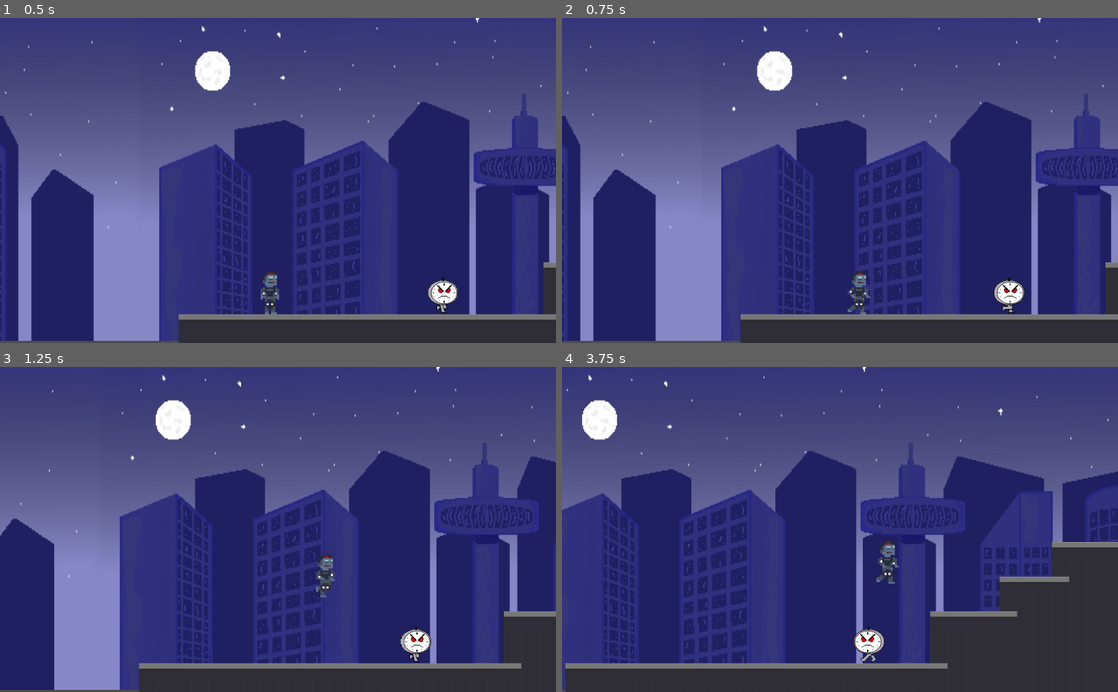
Above: before the commit, frames 1-4 (two rows, left to right).
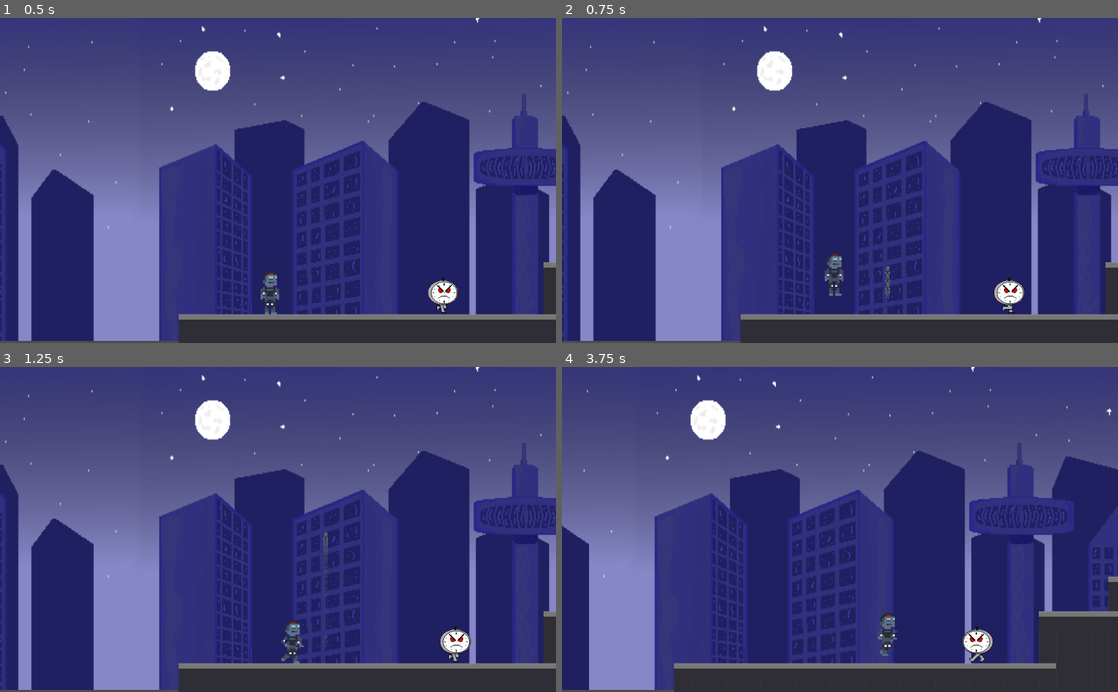
Above: after the commit, the same moments.

Repository: 2023M1T9-Inteli/grupo2
Game: Godot game, scene res://Cenas/World.tscn
The game is run twice, just before and just after one commit, with the same random seed, the same clock (stepped at 60 frames per second) and the same inputs.
Inputs:
- Up to frame 1 (0.5 s): no input
- Up to frame 2 (0.75 s): hold Right (ui_right) from 0.53 s (still down); hold Space (ui_space, bound only after the commit) from 0.53 s (still down)
- Up to frame 3 (1.25 s): keep holding Right (ui_right); keep holding Space (ui_space, bound only after the commit); tap Up (ui_up) at 0.77, 0.8, 1.07 s
- Up to frame 4 (3.75 s): release Space (ui_space, bound only after the commit) at 1.28 s; tap Up (ui_up) at 1.35, 1.52, 1.82, 2.3, 3.02, 3.32 s; tap Space (ui_space, bound only after the commit) at 1.55, 2.85 s; release Right (ui_right) at 2.03 s; hold Left (ui_left) 2.03-2.78 s; hold Space (ui_space, bound only after the commit) 2.03-2.78 s; hold Right (ui_right) from 2.78 s (still down); hold Up (ui_up) from 3.53 s (still down)

Frame 1 is identical in both runs. In frame 2, 0.7% of the frame differs, in the area x 47-59%, y 72-92%; in frame 3, 31%; in frame 4, 39%, in the area x 0-100%, y 0-100%.

Commit message:
implementação mecânica braid

Diff:
--- a/Game Mario/Branch/Player.tscn
+++ b/Game Mario/Branch/Player.tscn
@@ -1,6 +1,6 @@
 [gd_scene load_steps=11 format=2]
 
-[ext_resource path="res://Script/Player.gd" type="Script" id=1]
+[ext_resource path="res://Script/Player (2).gd" type="Script" id=1]
 [ext_resource path="res://imagens/animacaoDemo-Recovered3.png" type="Texture" id=2]
 [ext_resource path="res://imagens/animacaoDemo-Recovered1.png" type="Texture" id=3]
 [ext_resource path="res://imagens/animacaoDemo-Recovered5.png" type="Texture" id=4]
--- /dev/null
+++ b/Game Mario/Cenas/rewind_ghost.tscn
@@ -0,0 +1,6 @@
+[gd_scene load_steps=2 format=2]
+
+[ext_resource path="res://Script/rewind_ghost.gd" type="Script" id=1]
+
+[node name="Sprite" type="Sprite"]
+script = ExtResource( 1 )
--- /dev/null
+++ b/Game Mario/Script/Player (2).gd
@@ -0,0 +1,77 @@
+extends KinematicBody2D
+
+const UP = Vector2(0,-1)
+const GRAVITY = 40 # dobrou o valor antes era 20
+var SPEED = 250
+var JUMP_HEIGHT = -800 # antes era 550
+
+var motion = Vector2() # vai passar duas variaveis x e y.
+
+onready var ani = $Sprite
+
+var recorded_data = [] # this is our array we update when moving, check when recording
+var is_rewinding = false # we'll use this to disable this object when true. so we can add recorded data to it
+var rewind_length = (60 * 3) # 180 this is 3seconds running at 60fps
+var rewind_ghost = load("res://Cenas/rewind_ghost.tscn") # direct to a sprite we'll use as a ghost
+
+
+func _physics_process(delta):
+	handle_rewind_function()
+	motion.y += GRAVITY
+	player_movement()
+
+	if is_on_floor(): # colcoar
+#		print("esta no chao")
+		if Input.is_action_pressed("ui_up"):
+			motion.y = JUMP_HEIGHT
+
+	motion = move_and_slide(motion, UP)
+
+func handle_rewind_function():
+	var ani_number = ani.get_index()
+	var dir_number = 0
+
+	if(Input.is_action_pressed("ui_space")): # DO REWIND
+		is_rewinding = true
+		if(recorded_data.size() > 0):
+			var current_frame = recorded_data[0]
+
+			#Set our values to the first frame of the array
+			if(current_frame != null):
+				ani.animation = current_frame[0]
+				global_position = current_frame[1]
+				ani.flip_h = current_frame[2]
+
+				var ghost : Sprite = rewind_ghost.instance()
+				ghost.texture = ani.frames.get_frame(ani.animation,ani.frame)
+				ghost.global_position = global_position
+				ghost.flip_h = ani.flip_h
+				get_parent().add_child(ghost)
+
+			#remove thet first frame as we've just used it
+			recorded_data.pop_front()
+
+	else: # WE are recording
+		is_rewinding = false
+
+		if(ani.flip_h):
+			dir_number = 1
+		else:
+			dir_number = 0
+
+		recorded_data.push_front([ani.animation,global_position,ani.flip_h])
+		if(recorded_data.size() > rewind_length): #our record is longer than 3 secs, remove last frame
+			recorded_data.pop_back()
+
+func player_movement():
+	if Input.is_action_pressed("ui_right"):
+		motion.x = SPEED
+		$Sprite.play("Run")
+		$Sprite.flip_h = false
+	elif Input.is_action_pressed("ui_left"):
+		motion.x = -SPEED
+		$Sprite.play("Run")
+		$Sprite.flip_h = true
+	else:
+		motion.x = 0
+		$Sprite.play("Idle")
--- /dev/null
+++ b/Game Mario/Script/rewind.gd
@@ -0,0 +1,53 @@
+extends Node
+
+var is_rewinding = false
+var rewind_length = (60 * 3)
+var count = 0;
+var DATA = []
+var rewind_objects
+
+var rewind_ghost = load("res://Cenas/rewind_ghost.tscn")
+
+func _ready():
+	rewind_objects = get_tree().get_nodes_in_group("rewind")
+	for mem in rewind_objects:
+		DATA.push_back([mem.name])
+
+func handle_rewind_objects():
+	if(Input.is_action_pressed("ui_space")):
+		is_rewinding = true
+		for mem in rewind_objects:
+			var data = DATA[count]
+			if(data.size() > 1):
+				var current_frame = data[0]
+				var ani = mem.get_node("Sprite")
+
+				#Set our objects animation/position/direciton
+				ani.animation = current_frame[0]
+				mem.global_position = current_frame[1]
+				ani.flip_h = current_frame[1]
+
+				#Do the ghost functionality
+				var ghost : Sprite = rewind_ghost.instance()
+				ghost.texture = ani.frames.get_frame(ani.animation,ani.frame)
+				ghost.global_position = mem.global_position
+				ghost.flip_h = ani.flip_h
+				get_parent().add_child(ghost)
+
+				#remove thet first frame as we've just used it
+				data.pop_front()
+				count += 1
+		count = 0
+	else:# Record all objects in our rewind group
+		is_rewinding = false
+		for mem in rewind_objects:
+			var data = DATA[count]
+			var ani = mem.get_node("Sprite")
+			data.push_front([ani.animation,mem.global_position,ani.flip_h])
+			count += 1
+			if(data.size() > rewind_length): #our record is longer than 3 secs, remove last frame
+				data.pop_back()
+		count = 0
+		pass
+func _physics_process(delta):
+	handle_rewind_objects()
--- /dev/null
+++ b/Game Mario/Script/rewind_ghost.gd
@@ -0,0 +1,6 @@
+extends Sprite
+
+func _physics_process(delta):
+	modulate.a = lerp(modulate.a,0,0.08)
+	if (modulate.a < 0.01):
+		queue_free()
--- a/Game Mario/project.godot
+++ b/Game Mario/project.godot
@@ -18,6 +18,14 @@
 
 common/drop_mouse_on_gui_input_disabled=true
 
+[input]
+
+ui_space={
+"deadzone": 0.5,
+"events": [ Object(InputEventKey,"resource_local_to_scene":false,"resource_name":"","device":0,"alt":false,"shift":false,"control":false,"meta":false,"command":false,"pressed":false,"scancode":32,"physical_scancode":0,"unicode":0,"echo":false,"script":null)
+ ]
+}
+
 [physics]
 
 common/enable_pause_aware_picking=true
